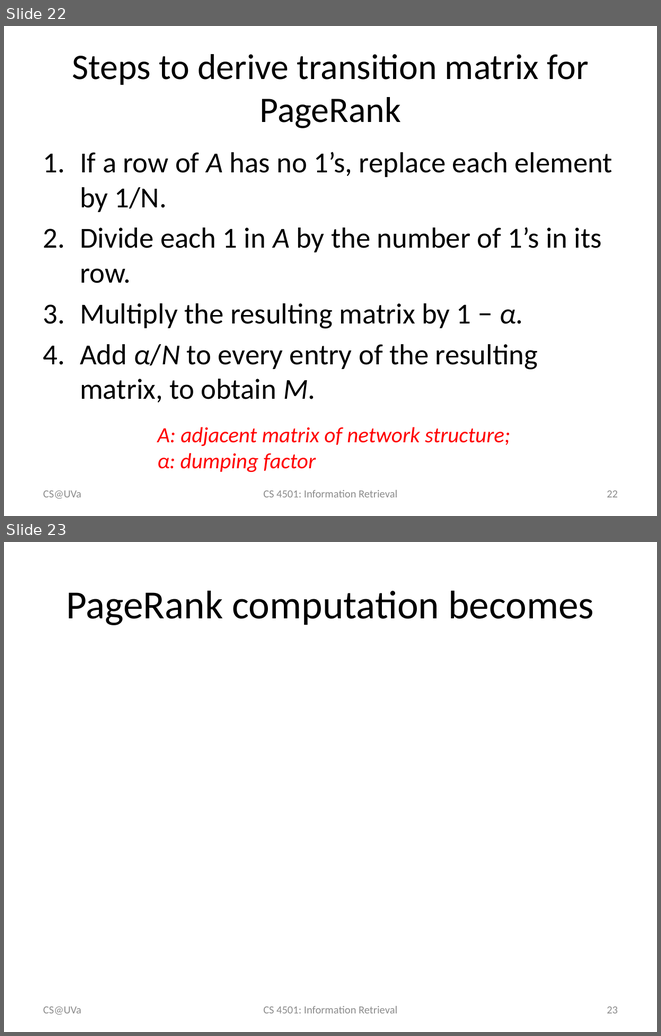
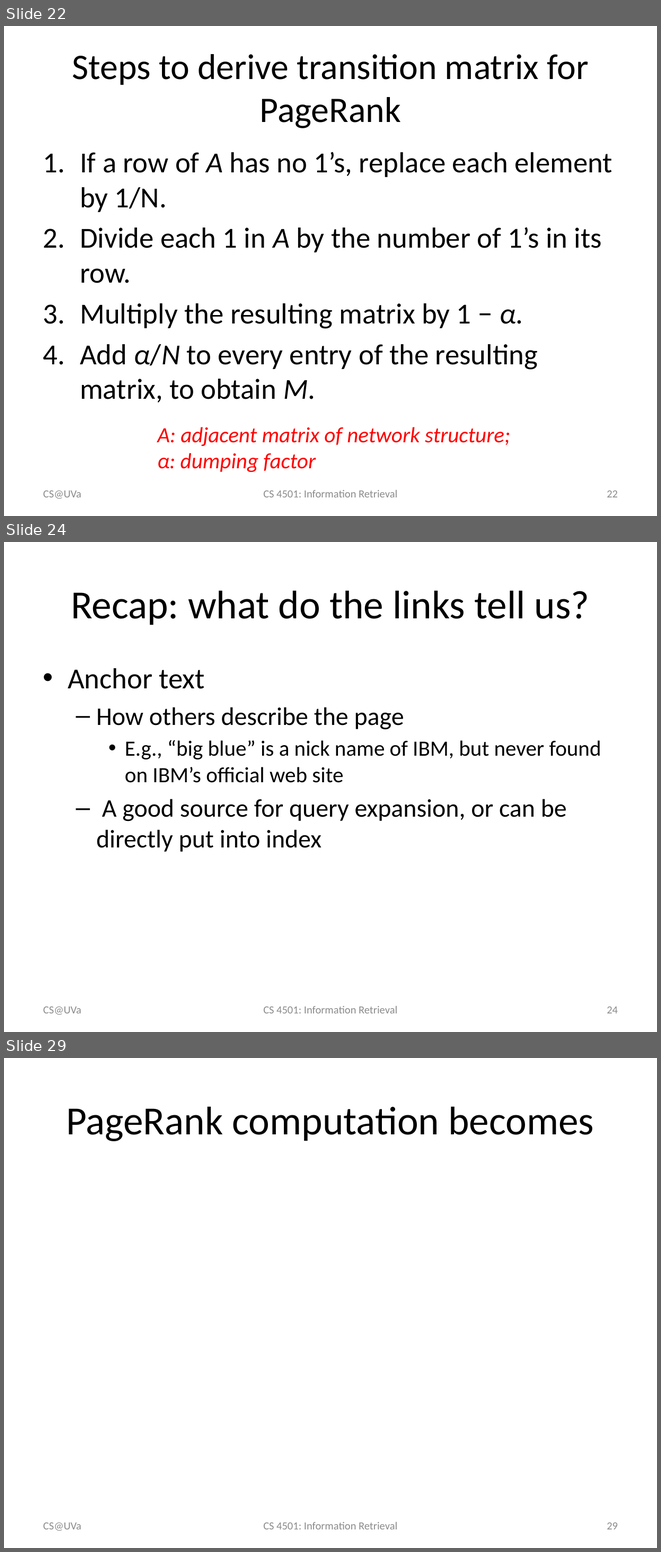
Before and after one commit to wang296/IR2015, a slide deck: docs/Link Analysis.pptx. Shown one above the other, each under a label of ours: slides 22 and 23 before the commit, slides 22, 24 and 29 after it; the slides between them are not shown. The pictures are 661x1036 and 661x1552 pixels, drawn with LibreOffice and Linux fonts; fonts in the diff are those of the drawing; grey boxes stand for pictures. Boxes give left, top, right and bottom in pixels: in the first picture for what was removed or moved away, otherwise in the second. Text is boxed around its words. In the diff, an @@ line names an element or a change of style, - is before the commit and + after.

```diff
--- a/docs/Link Analysis.pptx
+++ b/docs/Link Analysis.pptx
@@ slide 24 added at (4, 542, 657, 1032), background #FFFFFF @@
@@ title added at (71, 590, 590, 625), 44 pt, text #000000 @@
+Recap: what do the links tell us?
@@ text added at (68, 668, 601, 852), 28 pt, text #000000 @@
+• Anchor text
+  – How others describe the page
+    • E.g., “big blue” is a nick name of IBM, but never found on IBM’s official web site
+  – A good source for query expansion, or can be directly put into index
@@ text added at (43, 1006, 81, 1014), 12 pt, text #8C8C8C @@
+CS@UVa
@@ text added at (263, 1006, 397, 1013), 12 pt, text #8C8C8C @@
+CS 4501: Information Retrieval
@@ page number added at (607, 1006, 618, 1013), 12 pt, text #8C8C8C @@
+24
@@ what was slide 23 is now slide 29 @@
@@ page number at (607, 1522, 618, 1529): text changed @@
-23
+29
```
Also in this commit, not shown: 6 other slides added, 1 other file.
